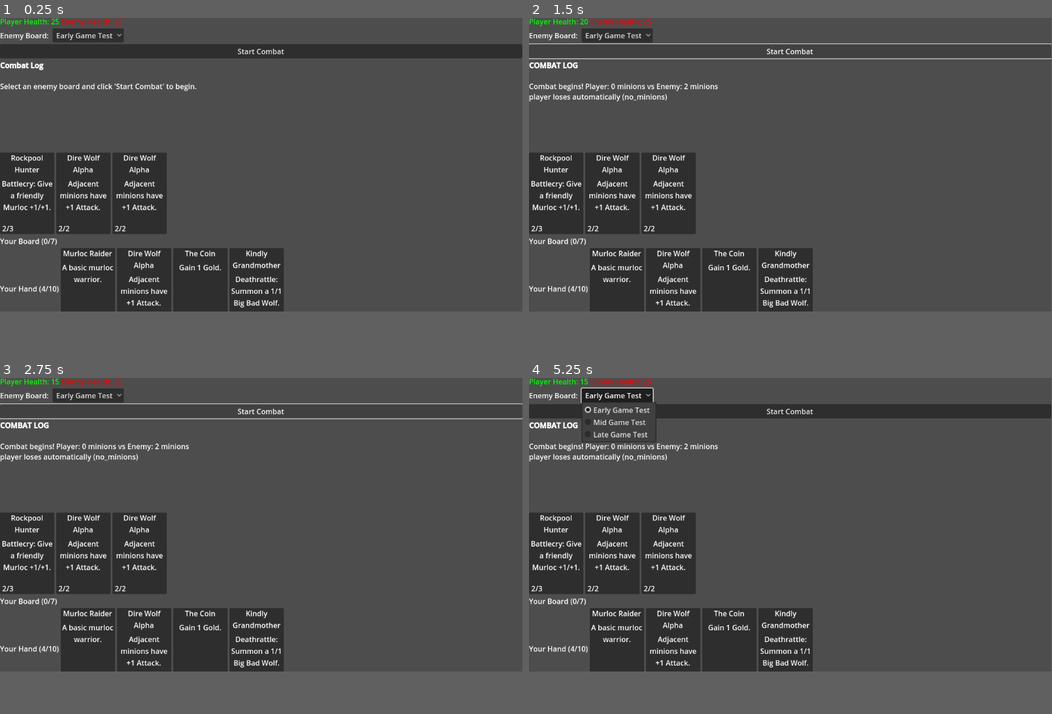
Above: before the commit, frames 1-4 (two rows, left to right).
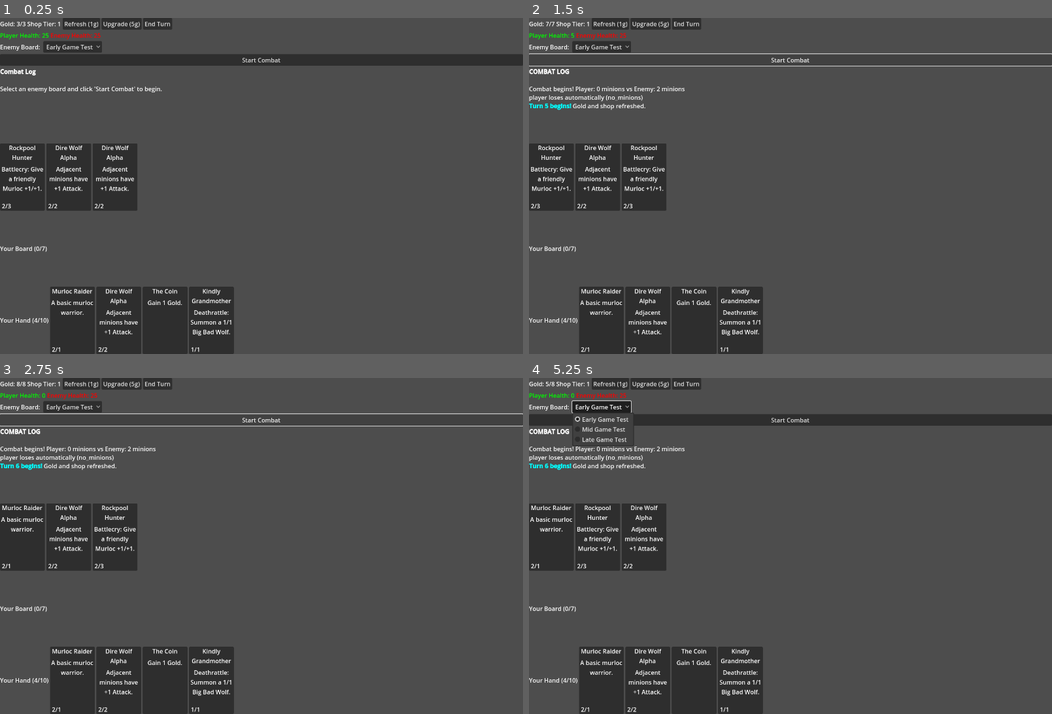
Above: after the commit, the same moments.

Repository: jackwimbish/multiplayercardgame
Game: Godot game, scene res://game_board.tscn
The game is run twice, just before and just after one commit, with the same random seed, the same clock (stepped at 60 frames per second) and the same inputs.
Inputs (mouse positions are in pixels of both pictures, inside the frame that each line leads up to):
- Up to frame 1 (0.25 s): no input
- Up to frame 2 (1.5 s): click (685, 24) at 0.5 s, where only the run after the commit has a clickable "End Turn"; click "Start Combat" at 1.25 s
- Up to frame 3 (2.75 s): click "Start Combat" at 2 s
- Up to frame 4 (5.25 s): click "Early Game Test" at 2.75 s; click (612, 384) at 3.5 s, where only the run after the commit has a clickable "Refresh (1g)"; click (649, 384) at 4.25 s, where only the run after the commit has a clickable "Upgrade (5g)"; click "Early Game Test" at 5 s
In our replay, the window is 799x449 before the commit and 800x514 after it. These sizes can differ from the game's own. Grey fills any space a smaller window leaves; there, only what the larger window draws over its background counts as a difference.

The runs differ from the first frame. In frame 1, 22% of the frame differs, in the area x 0-100%, y 0-100%; in frame 2, 19%; in frame 3, 19%; in frame 4, 23%.

Commit message:
start new turn after combat

Diff:
--- a/game_board.gd
+++ b/game_board.gd
@@ -904,6 +904,8 @@
                     return "Combat tied! (%s)" % reason
         "auto_loss":
             return "%s loses automatically (%s)" % [action.get("loser", "?"), action.get("reason", "?")]
+        "turn_start":
+            return "[b][color=cyan]Turn %d begins![/color][/b] Gold and shop refreshed." % action.get("turn", 0)
         _:
             return "Unknown action: %s" % str(action)
 
@@ -968,16 +970,22 @@
     # Check for auto-loss/tie conditions
     if player_minions.is_empty() and enemy_minions.is_empty():
         action_log.append({"type": "combat_tie", "reason": "both_no_minions"})
+        action_log.append({"type": "turn_start", "turn": current_turn + 1})
+        start_new_turn()
         return action_log
 
     if player_minions.is_empty():
         action_log.append({"type": "auto_loss", "loser": "player", "reason": "no_minions"})
         take_damage(combat_damage, true)
+        action_log.append({"type": "turn_start", "turn": current_turn + 1})
+        start_new_turn()
         return action_log
 
     if enemy_minions.is_empty():
         action_log.append({"type": "auto_loss", "loser": "enemy", "reason": "no_minions"})
         take_damage(combat_damage, false)
+        action_log.append({"type": "turn_start", "turn": current_turn + 1})
+        start_new_turn()
         return action_log
 
     # Main combat loop - round-robin attacking
@@ -1022,6 +1030,10 @@
         action_log.append({"type": "combat_end", "winner": "player"})
         take_damage(combat_damage, false)
 
+    # After combat ends, start the next turn
+    action_log.append({"type": "turn_start", "turn": current_turn + 1})
+    start_new_turn()
+
     return action_log
 
 func execute_attack(attacker, defender, action_log: Array) -> void:
@@ -1310,6 +1322,7 @@
 
     for board_name in enemy_boards_to_test:
         print("\n--- Testing Combat vs %s ---" % board_name)
+        print("Pre-combat state: Turn %d, Gold %d/%d" % [current_turn, current_gold, player_base_gold])
 
         # Create combat armies
         var player_army = create_player_combat_army()
@@ -1352,6 +1365,7 @@
                 print("RESULT: %s loses automatically (%s)" % [final_action.get("loser", "unknown"), final_action.get("reason", "unknown")])
 
         print("Current health - Player: %d, Enemy: %d" % [player_health, enemy_health])
+        print("Post-combat state: Turn %d, Gold %d/%d" % [current_turn, current_gold, player_base_gold])
         print("------------------------")
 
     print("=== Enhanced Combat Test Complete ===\n")
@@ -1533,12 +1547,14 @@
 func _on_end_turn_button_pressed() -> void:
     print("End turn button pressed")
     # TEST: Run all system tests instead of normal end turn
+    # NOTE: In normal gameplay, players use "Start Combat" button, which automatically
+    # progresses to next turn after combat ends. This "End Turn" button is for testing.
     test_health_system()
     test_combat_minion_system()
     test_combat_ui_system()
-    test_enhanced_combat_algorithm()  # NEW: Test enhanced combat algorithm
+    test_enhanced_combat_algorithm()  # NEW: Test enhanced combat algorithm (advances turns)
     simulate_combat_preparation("mid_game")
-    # Uncomment below for normal end turn behavior:
+    # Uncomment below for manual turn advancement without combat:
     # start_new_turn()
 
 # Test function temporarily commented out due to linter issues with new classes
--- a/project.godot
+++ b/project.godot
@@ -15,6 +15,12 @@
 config/features=PackedStringArray("4.4", "GL Compatibility")
 config/icon="res://icon.svg"
 
+[display]
+
+window/size/viewport_width=1400
+window/size/viewport_height=900
+window/size/resizable=true
+
 [rendering]
 
 renderer/rendering_method="gl_compatibility"
